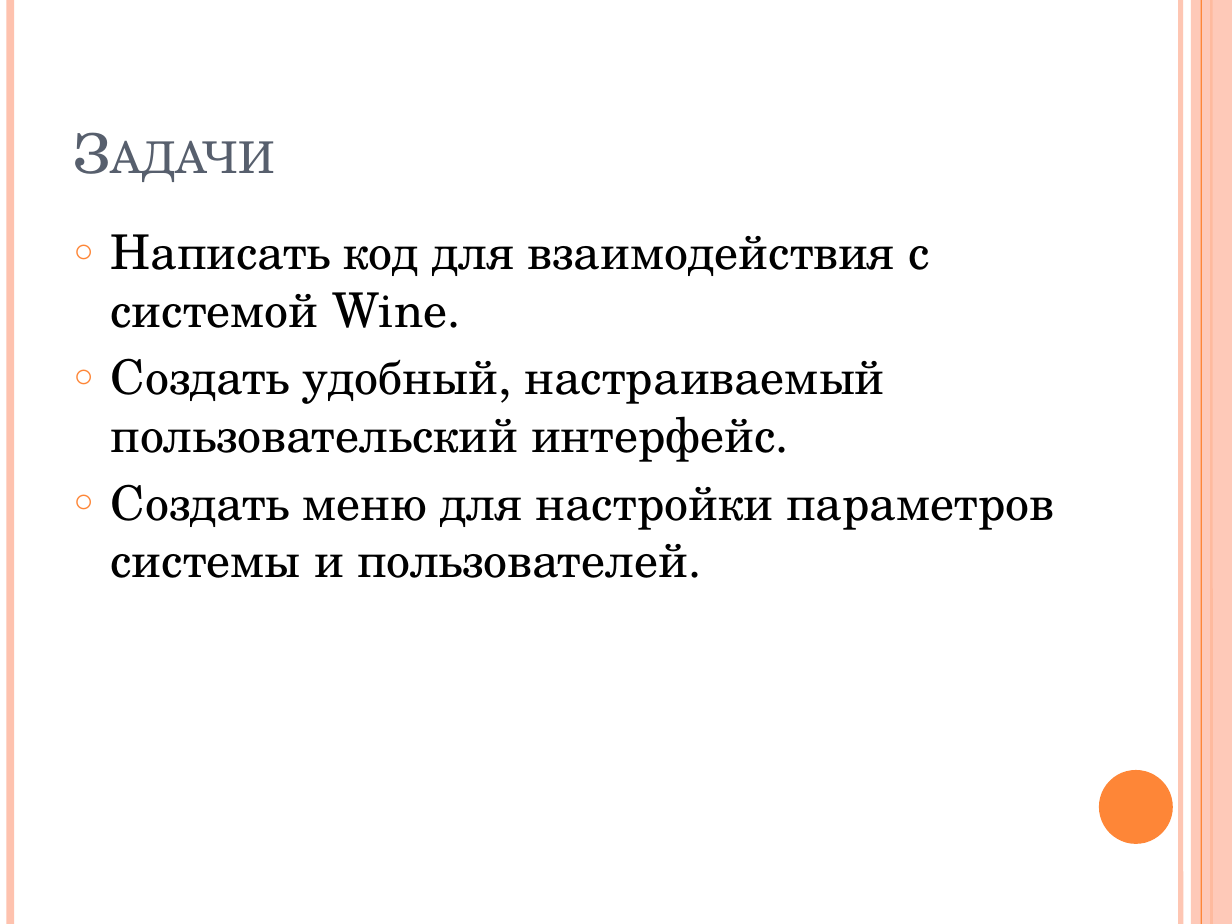
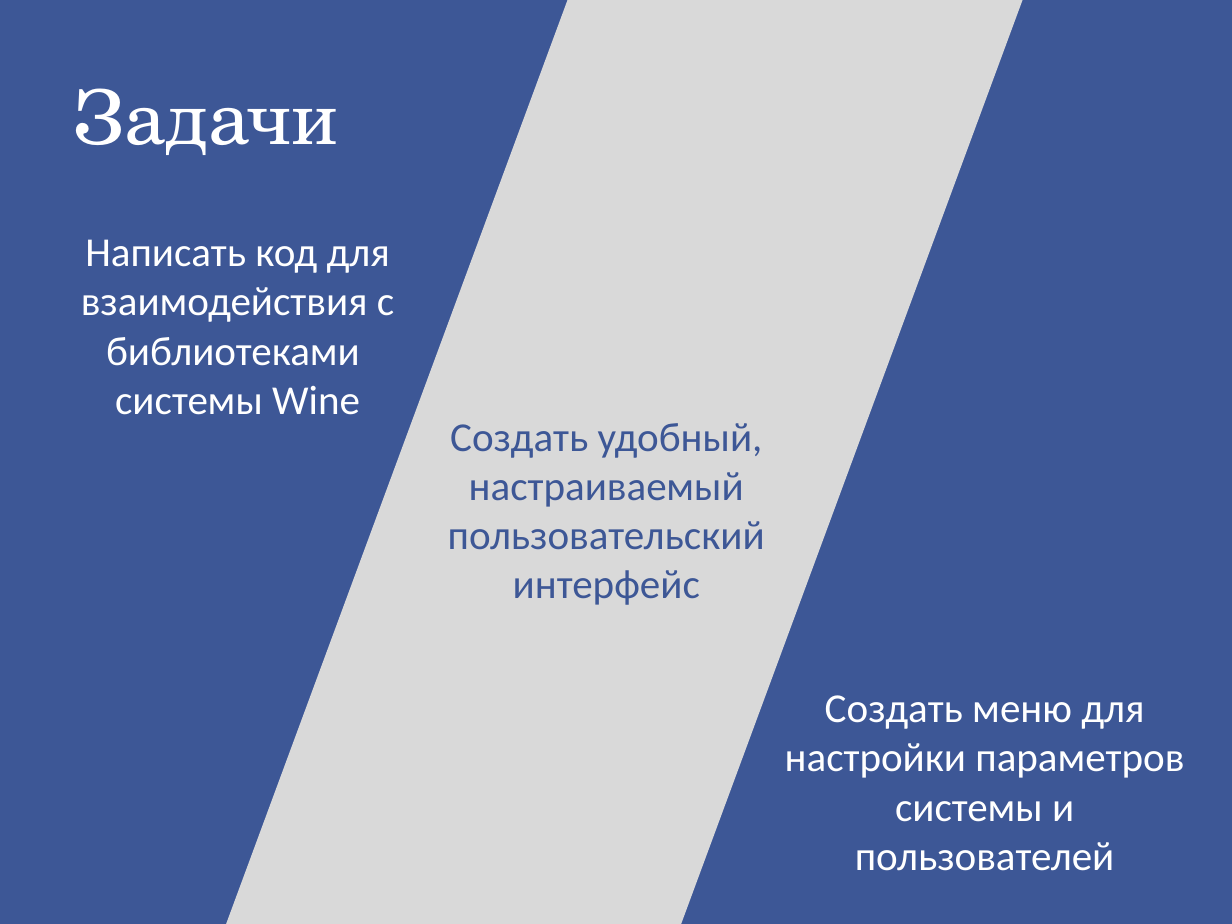
Before and after one commit to 1vanyk1/Awimul, a slide deck: slide 3 of Awimul.pptx. Drawn at 1232x924 pixels with LibreOffice and Linux fonts; fonts in the diff are those of the drawing. Boxes give left, top, right and bottom in pixels: in the first picture for what was removed or moved away, otherwise in the second. Text is boxed around its words. In the diff, an @@ line names an element or a change of style, - is before the commit and + after.

```diff
--- a/Awimul.pptx
+++ b/Awimul.pptx
@@ background #FFFFFF to gradient #5E7CC5 to #00295C @@
@@ rectangle added at (0, 0, 1232, 924), fill #3D5796 @@
@@ line removed from (10, 0) to (10, 924) @@
@@ rectangle added at (209, 0, 1034, 924), fill #D9D9D9 @@
@@ line removed from (1180, 0) to (1180, 924) @@
@@ rectangle removed at (1191, 0, 1232, 924) @@
@@ line removed from (1201, 0) to (1201, 924) @@
@@ line removed from (1211, 0) to (1211, 924) @@
@@ title "Задачи" at (74, 88, 339, 155): size 32 to 44 pt, text colour #575F6D to #FFFFFF, small capitals off; vertical alignment bottom to middle @@
@@ text added at (81, 239, 394, 415), 24 pt, text #FFFFFF @@
+Написать код для взаимодействия с библиотеками
+системы Wine
@@ text removed at (111, 234, 1054, 578) @@
-○ Написать код для взаимодействия с системой Wine.
-○ Создать удобный, настраиваемый пользовательский интерфейс.
-○ Создать меню для настройки параметров системы и пользователей.
@@ text added at (448, 423, 765, 605), 24 pt, text #3D5796 @@
+Создать удобный, настраиваемый пользовательский интерфейс
@@ text added at (785, 695, 1184, 871), 24 pt, text #FFFFFF @@
+Создать меню для настройки параметров системы и пользователей
@@ ellipse removed at (1099, 770, 1173, 844) @@
```
Also in this commit, not shown: 8 other slides changed, 4 slides added, 2 slides removed, 1 other file.
